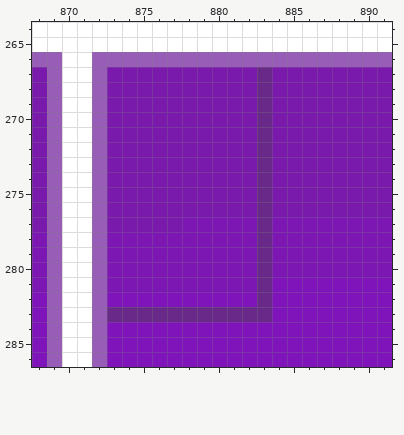
Pixel-art file, stored at Assets/Textures/dashboard_ui/demodashbaord.aseprite. Above: the version before the commit.
960x540 pixels, 1 frame. Colours within 5 levels of each other are drawn and written as one. Shown: x 868..891, y 264..286. The commit also changed other parts of the picture, which this record leaves out.
After:
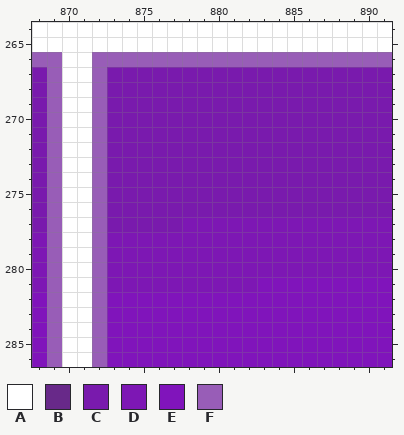
Palette (. is transparent): A #ffffff  B #682989  C #791aad  D #7d17b4  E #8014bb  F #985db7
Difference:
Layer "Layer 3":
y 267..276: x 883 B -> C
y 277..280: x 883 B -> D
y 281..282: x 883 B -> E
y 283: x 873..883 BBBBBBBBBBB -> EEEEEEEEEEE
Pixel boxes of the changes (left, top, right, bottom) in both pictures:
changed: (107, 67, 272, 322)
